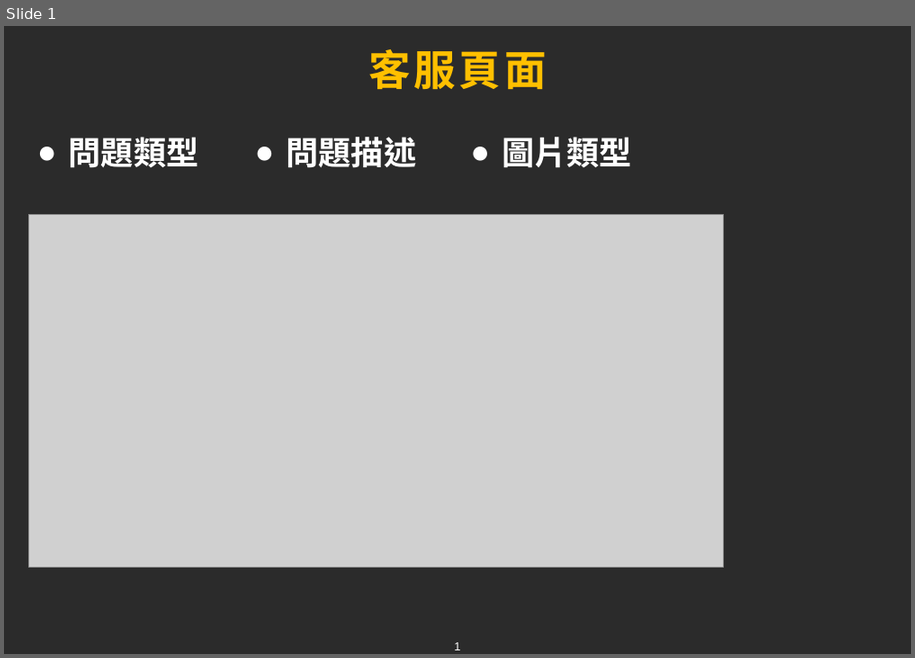
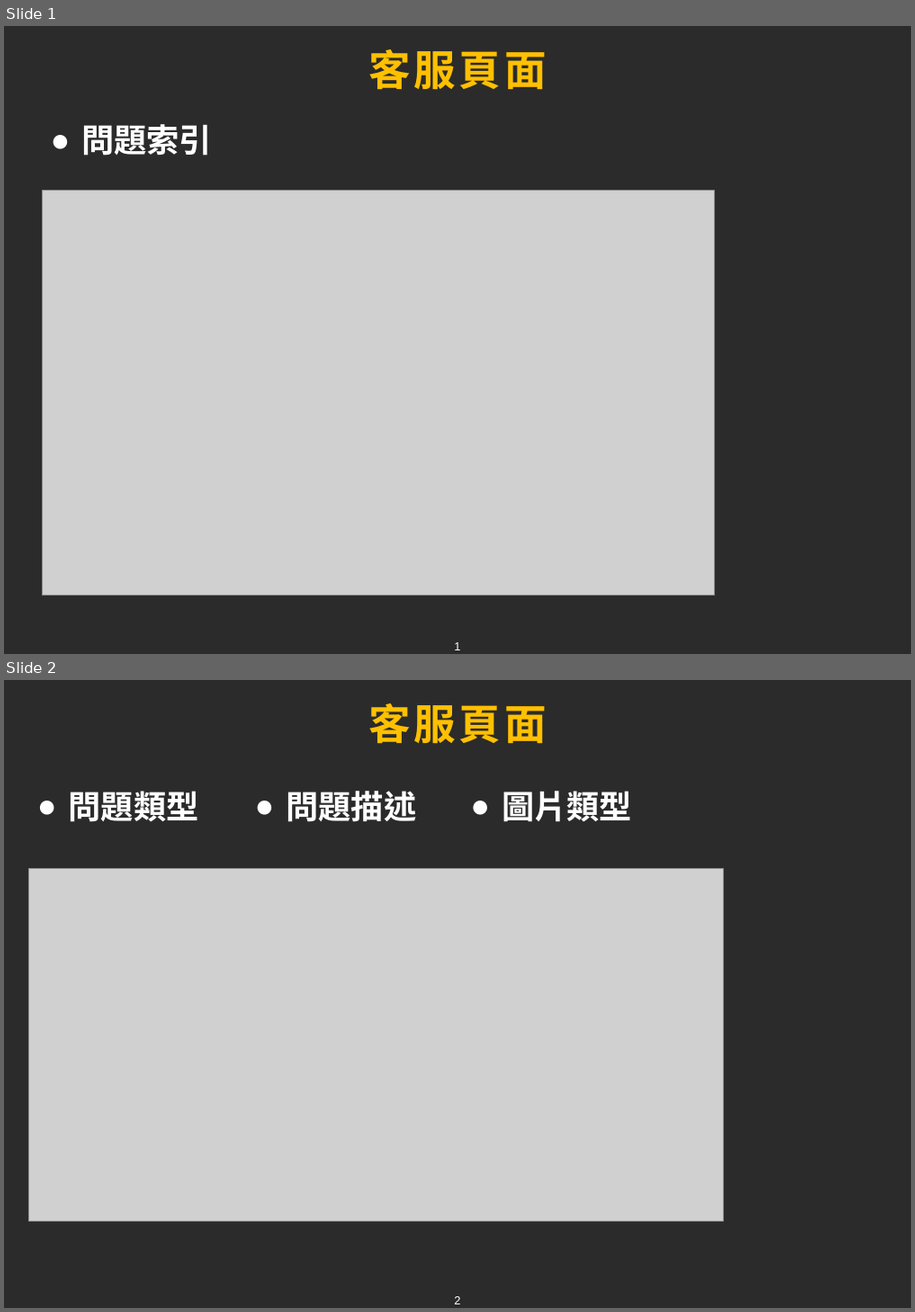
Before and after one commit to tim93009/FinalProject_GameForum, a slide deck: docs/ppt/Siyan.pptx. Shown one above the other, each under a label of ours: slide 1 before the commit, slides 1 and 2 after it. The pictures are 915x658 and 915x1312 pixels, drawn with LibreOffice and Linux fonts; fonts in the diff are those of the drawing; grey boxes stand for pictures; background and template pictures are left out; a plain dark background stands for a picture behind light text. Boxes give left, top, right and bottom in pixels: in the first picture for what was removed or moved away, otherwise in the second. Text is boxed around its words. In the diff, an @@ line names an element or a change of style, - is before the commit and + after.

Commit message:
PPT 更新

```diff
--- a/docs/ppt/Siyan.pptx
+++ b/docs/ppt/Siyan.pptx
@@ slide 1 added at (4,26,911,654), background picture (left out); not listed: 1 template element that a slide beside it also shows @@
@@ title added at (368,49,547,89), 36 pt, text #FFC000, bold @@
+客服頁面
@@ text added at (82,124,213,156), 28 pt, text #FFFFFF, bold @@
+● 問題索引
@@ picture added at (43,190,715,595) @@
@@ what was slide 1 is now slide 2 @@
@@ page number at (454,1296,460,1305): text changed @@
-1
+2
```
